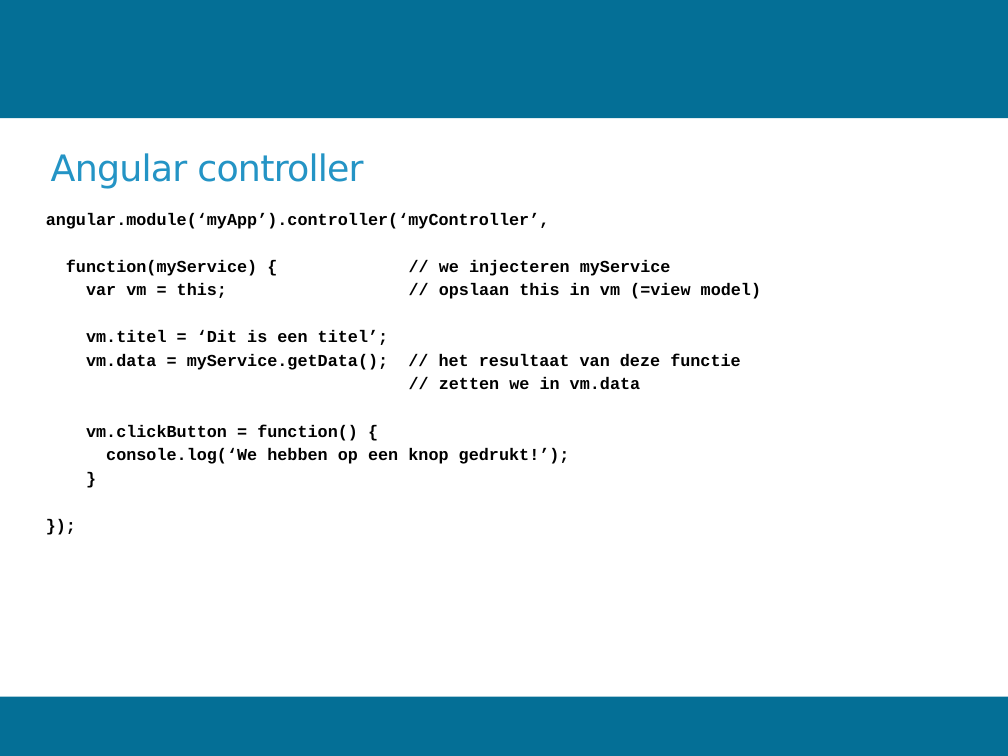
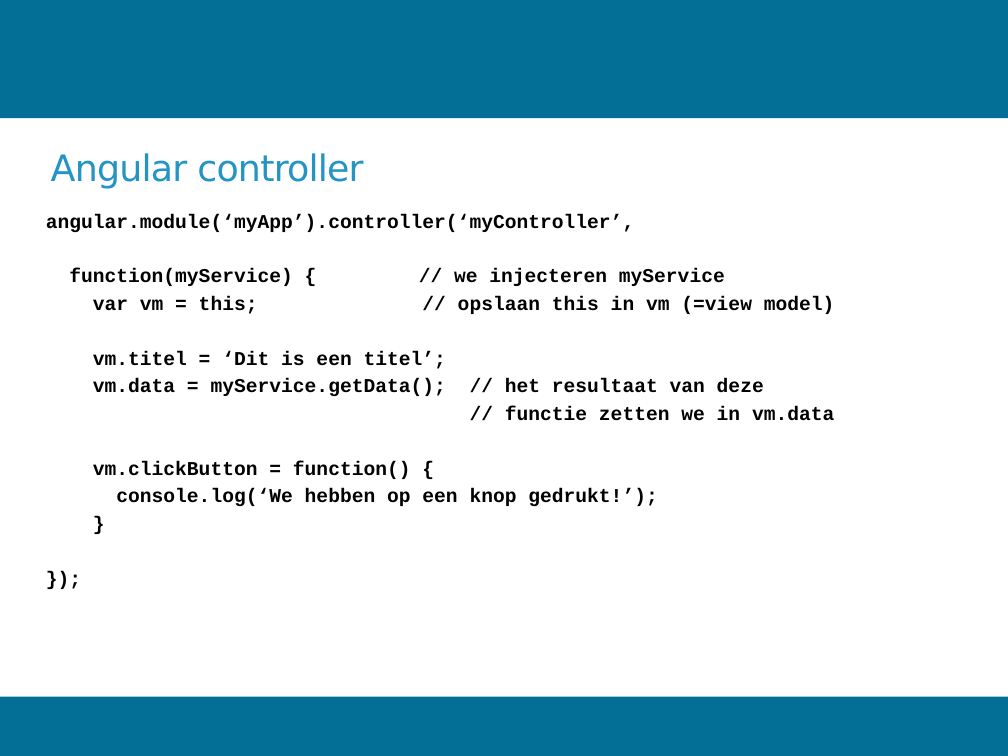
Before and after one commit to Woetjo/introAngular, a slide deck: slide 17 of introAngular.pptx. Drawn at 1008x756 pixels with LibreOffice and Linux fonts; fonts in the diff are those of the drawing; background and template pictures are left out. Boxes give left, top, right and bottom in pixels: in the first picture for what was removed or moved away, otherwise in the second. Text is boxed around its words. In the diff, an @@ line names an element or a change of style, - is before the commit and + after.

```diff
--- a/introAngular.pptx
+++ b/introAngular.pptx
@@ text at [46, 214, 835, 506]: size 12 to 14 pt in "angular.module(‘myApp’).controller(‘myController’,", "function(myService) { // we injecteren myService", "var vm = this; // opslaan this ...", "vm.titel = ‘Dit is een titel’;" and 4 more places @@
@@ text at [93, 378, 834, 421]: text changed; size 12 to 14 pt @@
-vm.data = myService.getData(); // het resultaat van deze functie
-// zetten we in vm.data
+vm.data = myService.getData(); // het resultaat van deze
+// functie zetten we in vm.data
```
Also in this commit, not shown: 7 other slides changed, 3 slides added, 1 other file.
